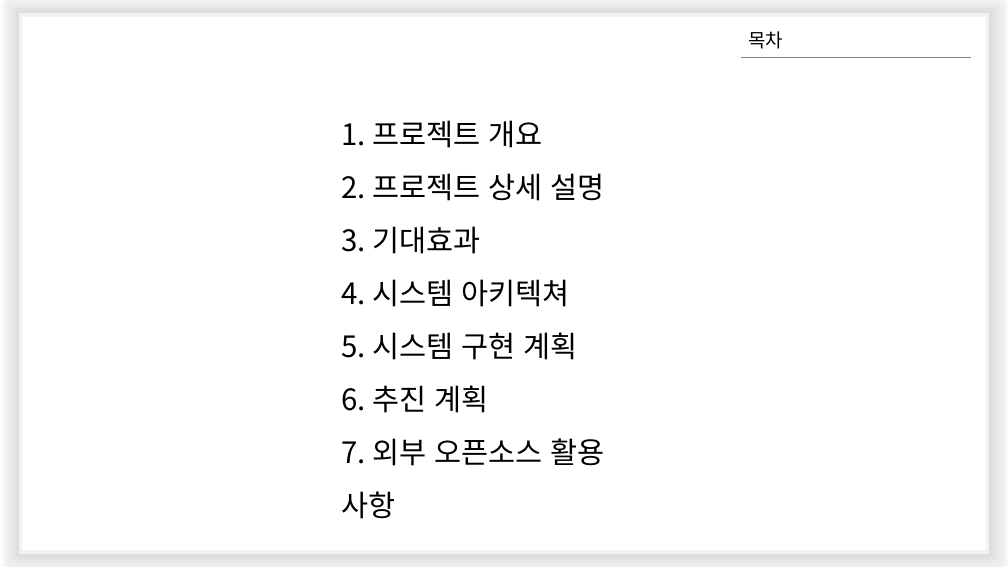
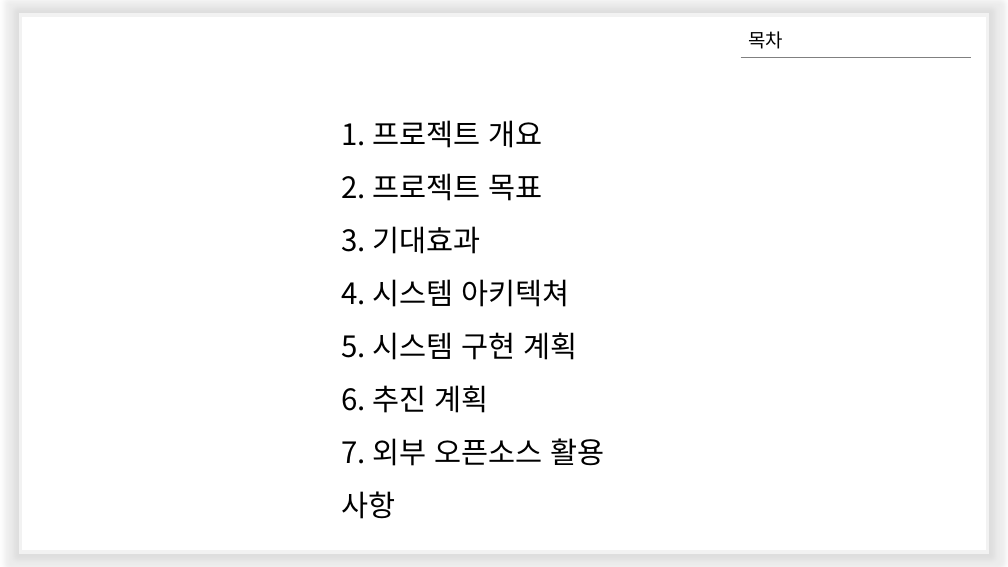
Before and after one commit to wonsokchoi/16project, a slide deck: slide 2 of team_ppt/Find Sit Project 제안서.pptx. Drawn at 1008x567 pixels with LibreOffice and Linux fonts; fonts in the diff are those of the drawing; background and template pictures are left out. Boxes give left, top, right and bottom in pixels: in the first picture for what was removed or moved away, otherwise in the second. Text is boxed around its words. In the diff, an @@ line names an element or a change of style, - is before the commit and + after.

```diff
--- a/team_ppt/Find Sit Project 제안서.pptx
+++ b/team_ppt/Find Sit Project 제안서.pptx
@@ text at bbox=[341, 173, 543, 201]: text changed @@
-2. 프로젝트 상세 설명
+2. 프로젝트 목표
```
Also in this commit, not shown: 6 other slides changed, 1 slide added, 2 other files.
